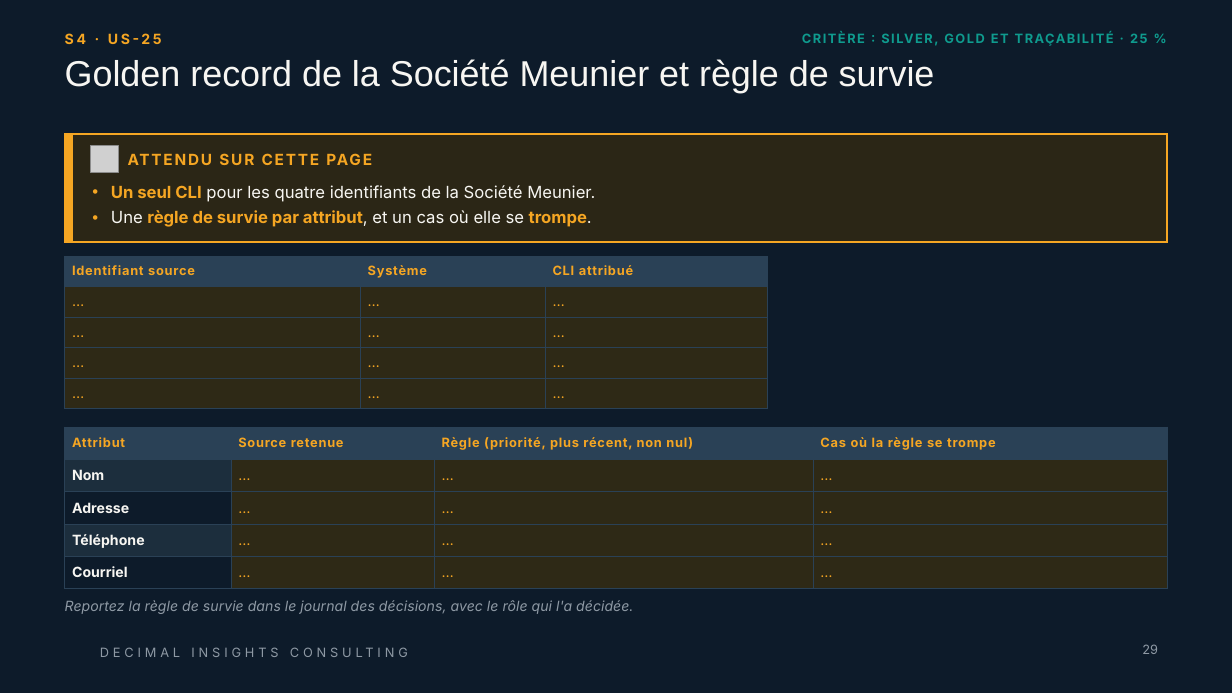
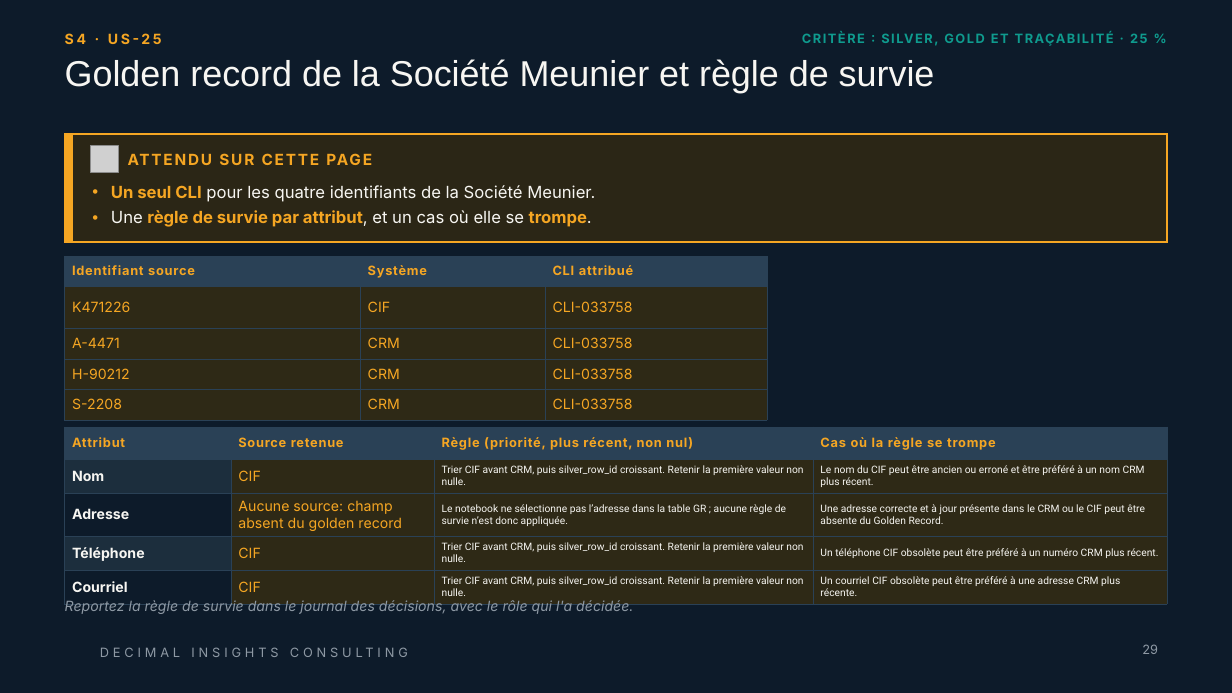
Before and after one commit to linam02/td-qualite-g04, a slide deck: slide 29 of livrables/Livrable_Groupe_TD_AssurConnect [Enregistrement automatique].pptx. Drawn at 1232x693 pixels with LibreOffice and Linux fonts; fonts in the diff are those of the drawing; grey boxes stand for pictures; background and template pictures are left out. Boxes give left, top, right and bottom in pixels: in the first picture for what was removed or moved away, otherwise in the second. Text is boxed around its words. In the diff, an @@ line names an element or a change of style, - is before the commit and + after.

```diff
--- a/livrables/Livrable_Groupe_TD_AssurConnect [Enregistrement automatique].pptx
+++ b/livrables/Livrable_Groupe_TD_AssurConnect [Enregistrement automatique].pptx
@@ table at (65, 256, 767, 420) @@
-row 2: … | … | …
+row 2: K471226 | CIF | CLI-033758
-row 3: … | … | …
+row 3: A-4471 | CRM | CLI-033758
-row 4: … | … | …
+row 4: H-90212 | CRM | CLI-033758
-row 5: … | … | …
+row 5: S-2208 | CRM | CLI-033758
@@ table at (65, 427, 1167, 604) @@
-row 2: Nom | … | … | …
+row 2: Nom | CIF | Trier CIF avant CRM, puis silver_row_id croissant. Retenir la première valeur non nulle. | Le nom du CIF peut être ancien ou erroné et être préféré à un nom CRM plus récent.
-row 3: Adresse | … | … | …
+row 3: Adresse | Aucune source: champ absent du golden record | Le notebook ne sélectionne pas l’adresse dans la table GR ; aucune règle de survie n’est donc appliquée. | Une adresse correcte et à jour présente dans le CRM ou le CIF peut être absente du Golden Record.
-row 4: Téléphone | … | … | …
+row 4: Téléphone | CIF | Trier CIF avant CRM, puis silver_row_id croissant. Retenir la première valeur non nulle. | Un téléphone CIF obsolète peut être préféré à un numéro CRM plus récent.
-row 5: Courriel | … | … | …
+row 5: Courriel | CIF | Trier CIF avant CRM, puis silver_row_id croissant. Retenir la première valeur non nulle. | Un courriel CIF obsolète peut être préféré à une adresse CRM plus récente.
```
Also in this commit, not shown: 15 other slides changed, 1 slide added.
